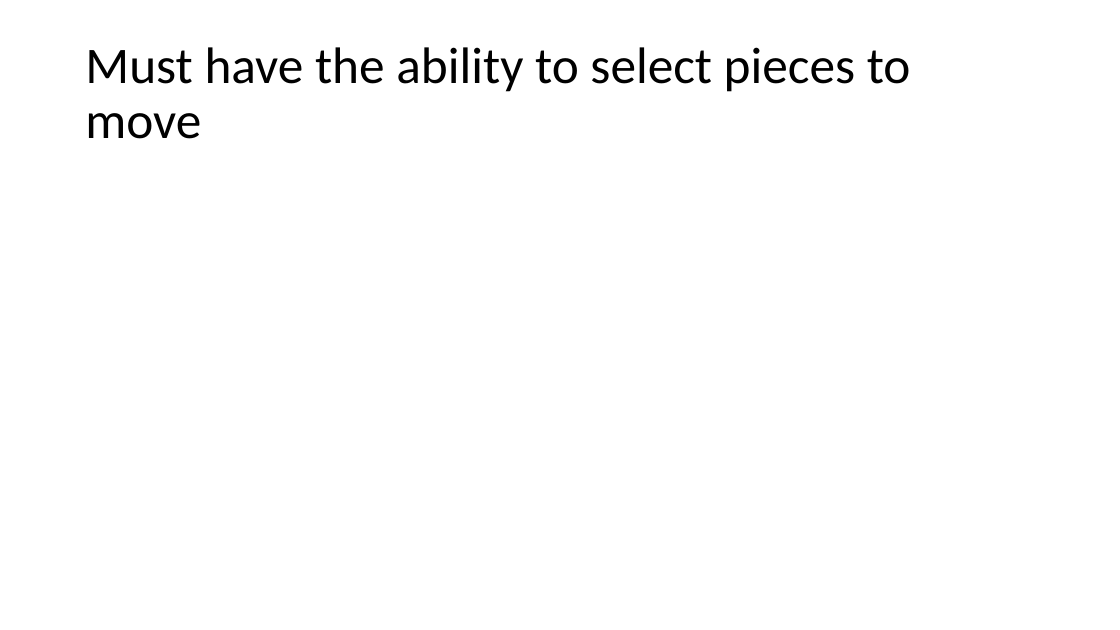
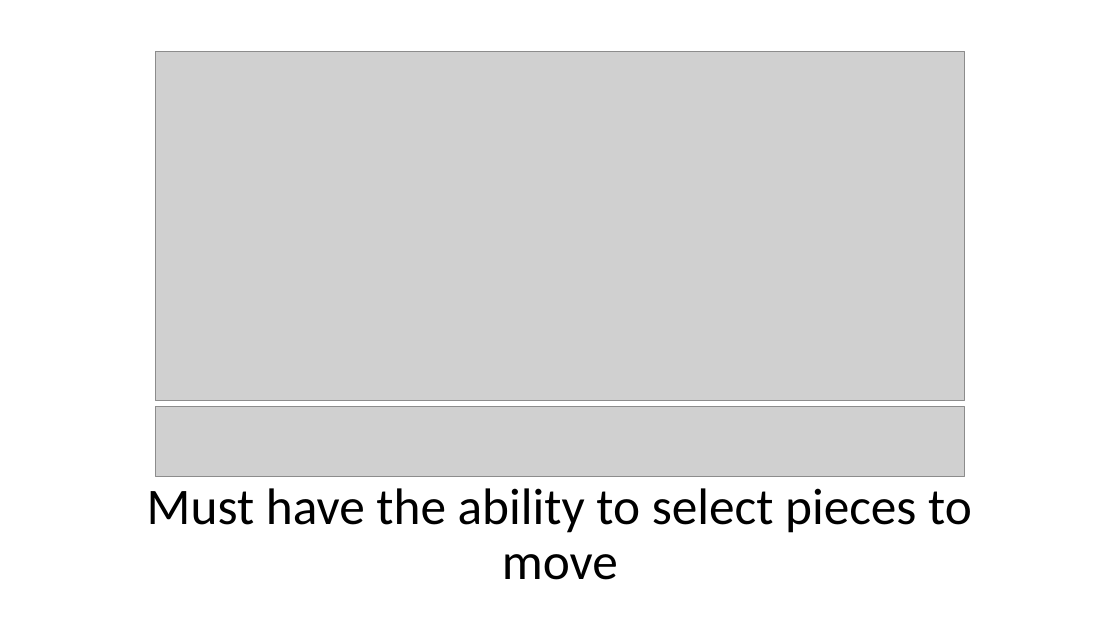
Before and after one commit to KeaganErasmus/BCDE222-C-, a slide deck: slide 15 of Presentation.pptx (slide 10 before the commit). Drawn at 1120x630 pixels with LibreOffice and Linux fonts; fonts in the diff are those of the drawing; grey boxes stand for pictures. Boxes give left, top, right and bottom in pixels: in the first picture for what was removed or moved away, otherwise in the second. Text is boxed around its words. In the diff, an @@ line names an element or a change of style, - is before the commit and + after.

```diff
--- a/Presentation.pptx
+++ b/Presentation.pptx
@@ picture added at box(155, 51, 965, 401) @@
@@ picture added at box(155, 407, 965, 476) @@
@@ title "Must have the ability to ...": place and size @@
-title "Must have the ability to ..." at box(85, 47, 911, 139)
+title "Must have the ability to ..." at box(147, 488, 972, 580)
@@ title "Must have the ability to ..." at box(147, 488, 972, 580): alignment left to centre @@
```
Also in this commit, not shown: 6 other slides changed, 6 slides added, 23 other files.
